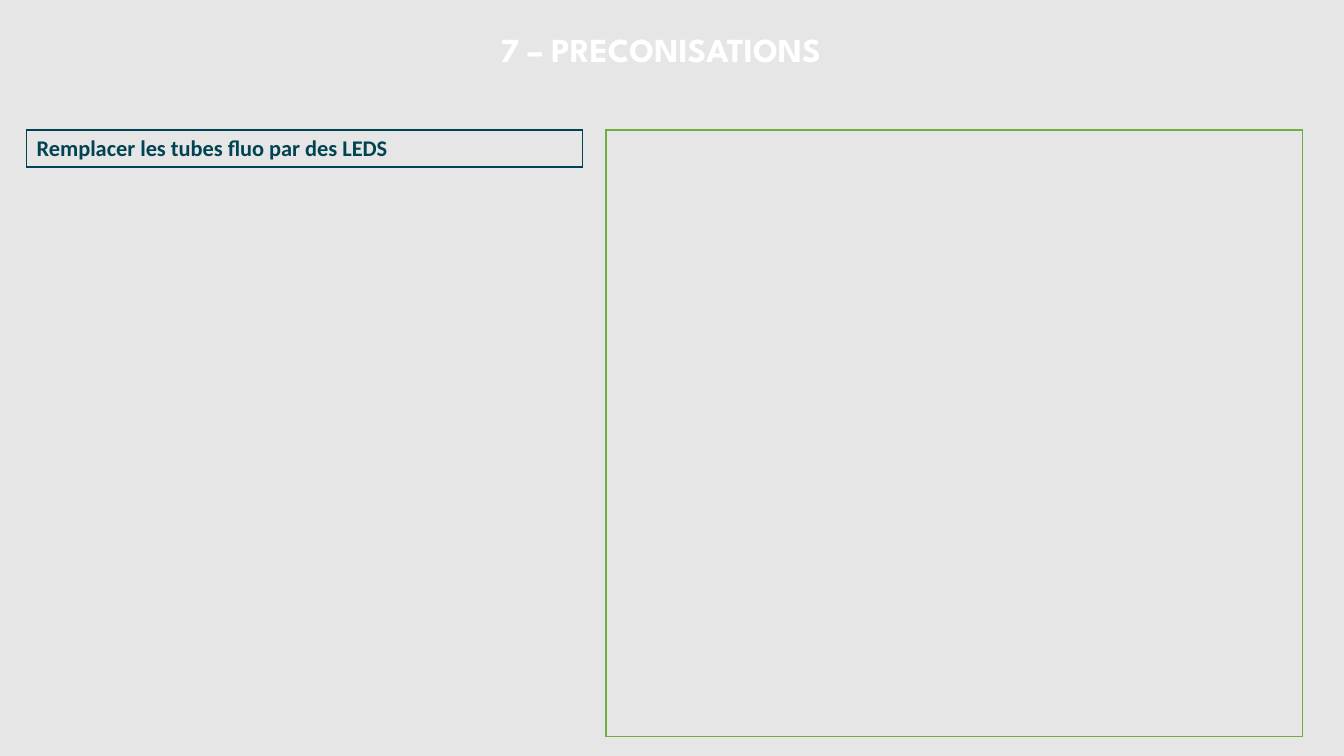
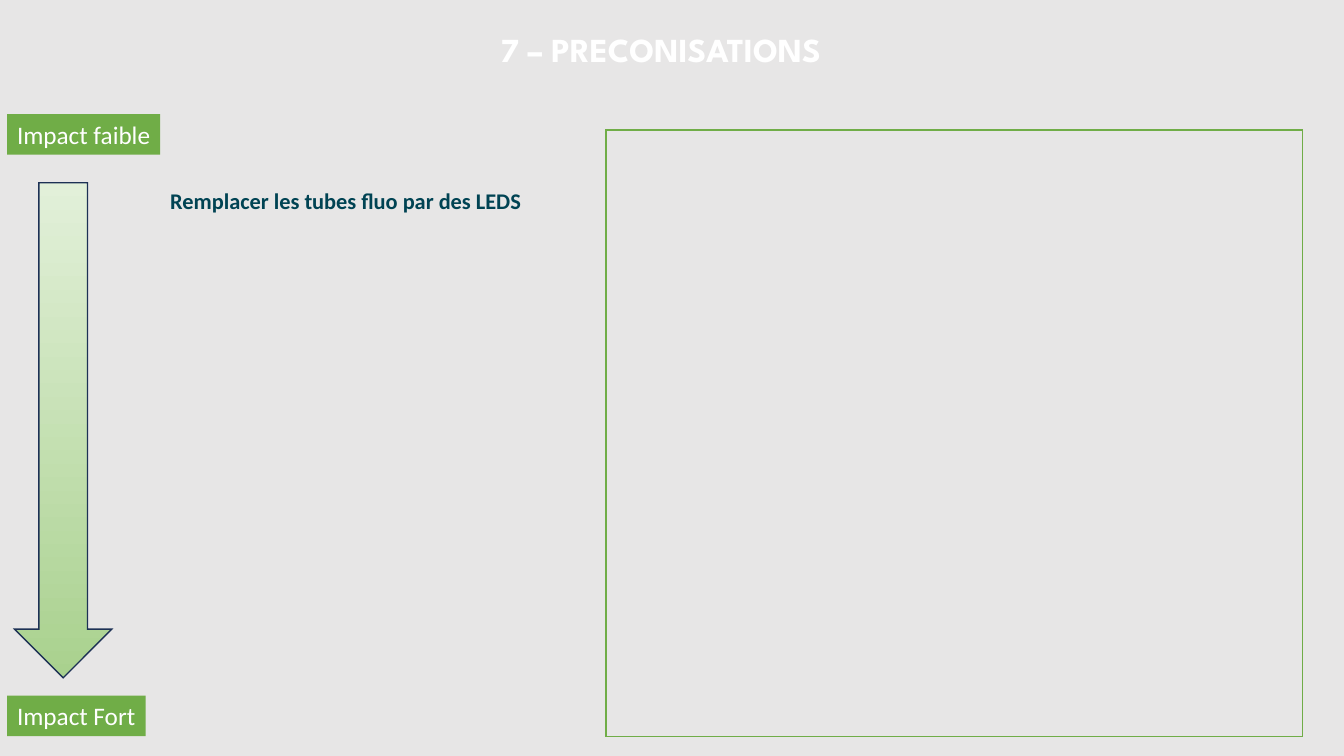
Before and after one commit to sigsieml/super-cep, a slide deck: slide 8 of app/src/main/assets/powerpointvierge.pptx. Drawn at 1344x756 pixels with LibreOffice and Linux fonts; fonts in the diff are those of the drawing; background and template pictures are left out. Boxes give left, top, right and bottom in pixels: in the first picture for what was removed or moved away, otherwise in the second. Text is boxed around its words. In the diff, an @@ line names an element or a change of style, - is before the commit and + after.

```diff
--- a/app/src/main/assets/powerpointvierge.pptx
+++ b/app/src/main/assets/powerpointvierge.pptx
@@ rectangle added at [7,114,160,154], fill #70AD47, 18 pt, text #FFFFFF @@
+Impact faible
@@ right arrow added at [14,184,112,679], fill gradient #E2F0D9 to #A9D18E, outline #1E3256 1 pt @@
@@ table at [160,182,590,220] @@
@@ borders changed @@
@@ table: place and size @@
-table at [26,130,582,167]
+table at [160,182,590,220]
@@ rectangle added at [7,696,145,736], fill #70AD47, 18 pt, text #FFFFFF @@
+Impact Fort
```
Also in this commit, not shown: 4 other slides changed, 1 slide added, 1 slide removed, 3 other files.
